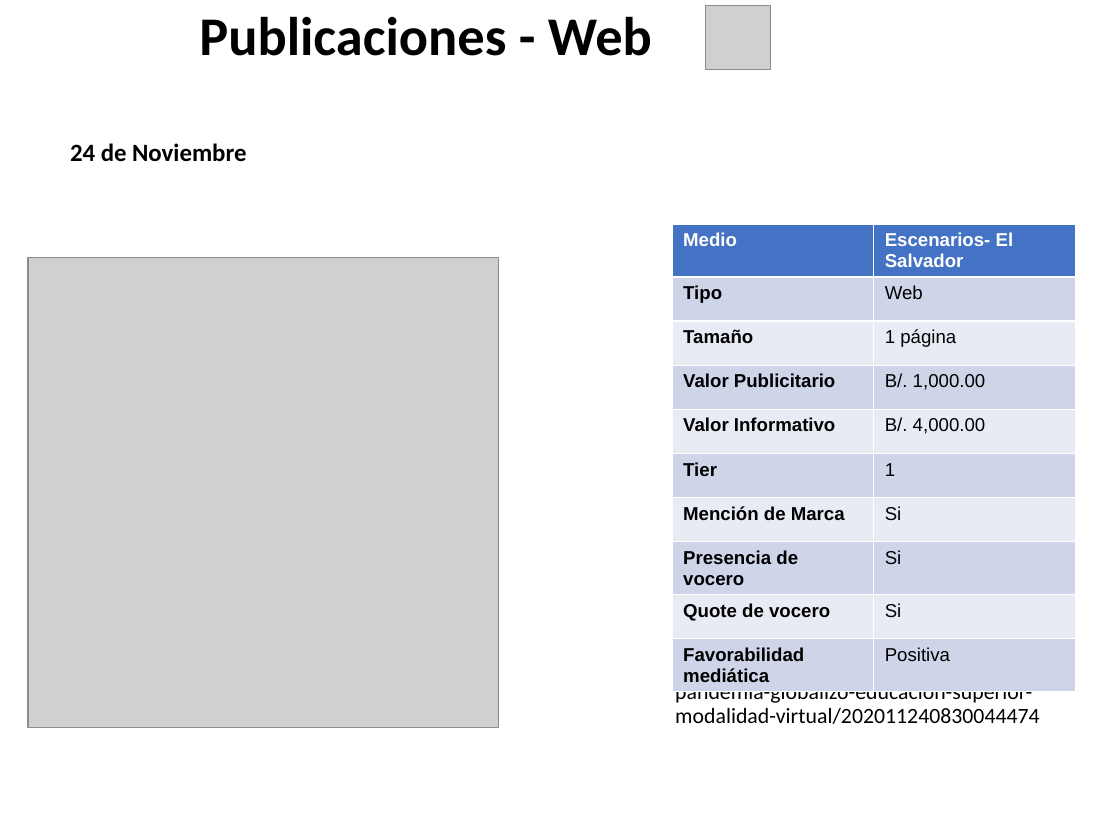
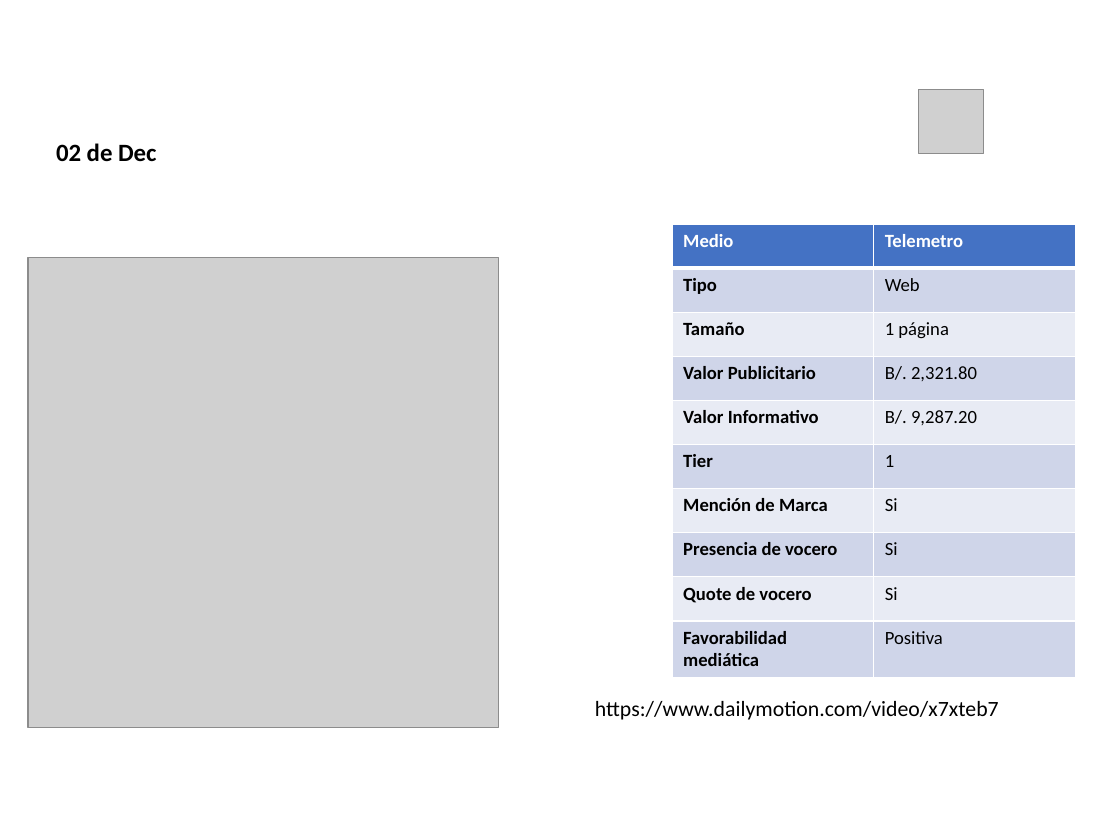
Before and after one commit to dgarci23/Report-Generator, a slide deck: slide 4 of Presentacion Terminada.pptx (slide 7 before the commit). Drawn at 1120x840 pixels with LibreOffice and Linux fonts; fonts in the diff are those of the drawing; grey boxes stand for pictures; background and template pictures are left out. Boxes give left, top, right and bottom in pixels: in the first picture for what was removed or moved away, otherwise in the second. Text is boxed around its words. In the diff, an @@ line names an element or a change of style, - is before the commit and + after.

```diff
--- a/Presentacion Terminada.pptx
+++ b/Presentacion Terminada.pptx
@@ title "Publicaciones - Web": place and size @@
-title "Publicaciones - Web" at [199,16,652,56]
+title "Publicaciones - Web" at [160,2,893,92]
@@ title "Publicaciones - Web" at [160,2,893,92]: text colour #000000 to #FFFFFF @@
@@ picture: place and size @@
-picture at [706,6,771,69]
+picture at [918,90,983,153]
@@ text at [56,143,157,162]: text changed @@
-24 de Noviembre
+02 de Dec
@@ table at [672,224,1075,670] @@
-row 1, column 2: Escenarios- El Salvador
+row 1, column 2: Telemetro
-row 4, column 2: B/. 1,000.00
+row 4, column 2: B/. 2,321.80
-row 5, column 2: B/. 4,000.00
+row 5, column 2: B/. 9,287.20
@@ font Arial to Calibri in "Medio", "Tipo", "Web", "Tamaño" and 13 more places @@
@@ text removed at [675,657,1066,724] @@
-http://www.escenariosv.com/content/print/pandemia-globalizo-educacion-superior-modalidad-virtual/202011240830044474
@@ text added at [595,701,999,720], 14 pt, text #000000 @@
+https://www.dailymotion.com/video/x7xteb7
```
Also in this commit, not shown: 22 other slides changed, 3 slides removed, 4 other files.
